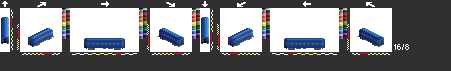
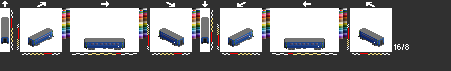
Layered file, before and after one edit (w=451, h=71). Changes by layer:
added layer "nsb1" above "ohj1" over bbox(1, 17, 384, 47)
